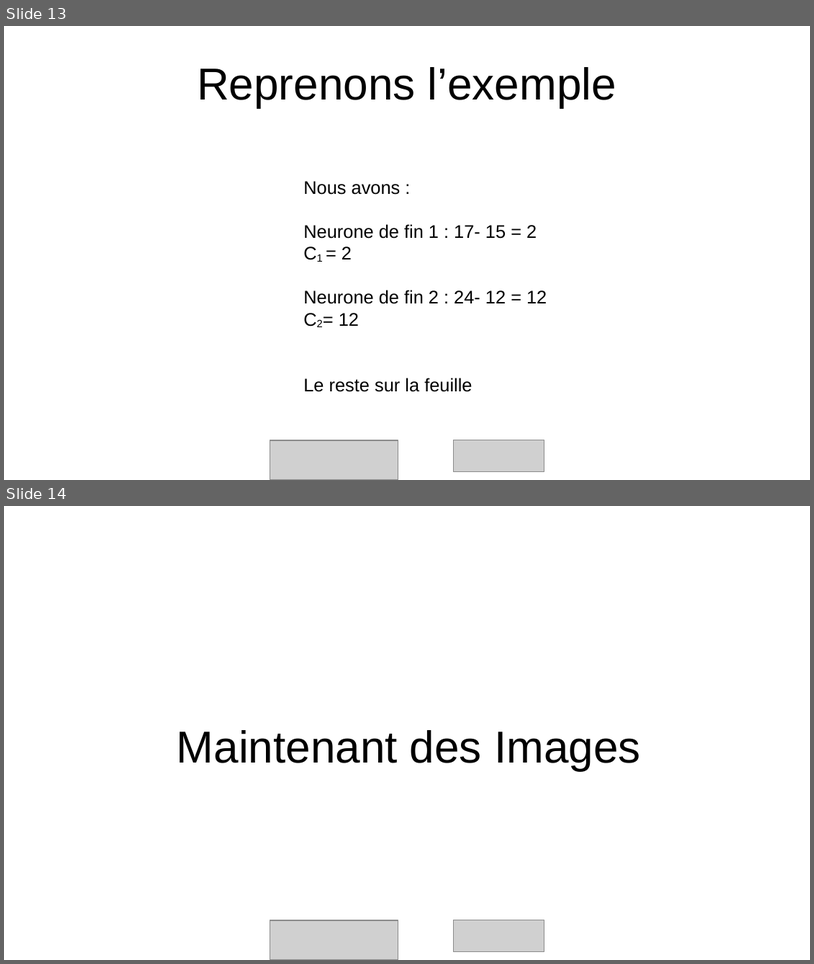
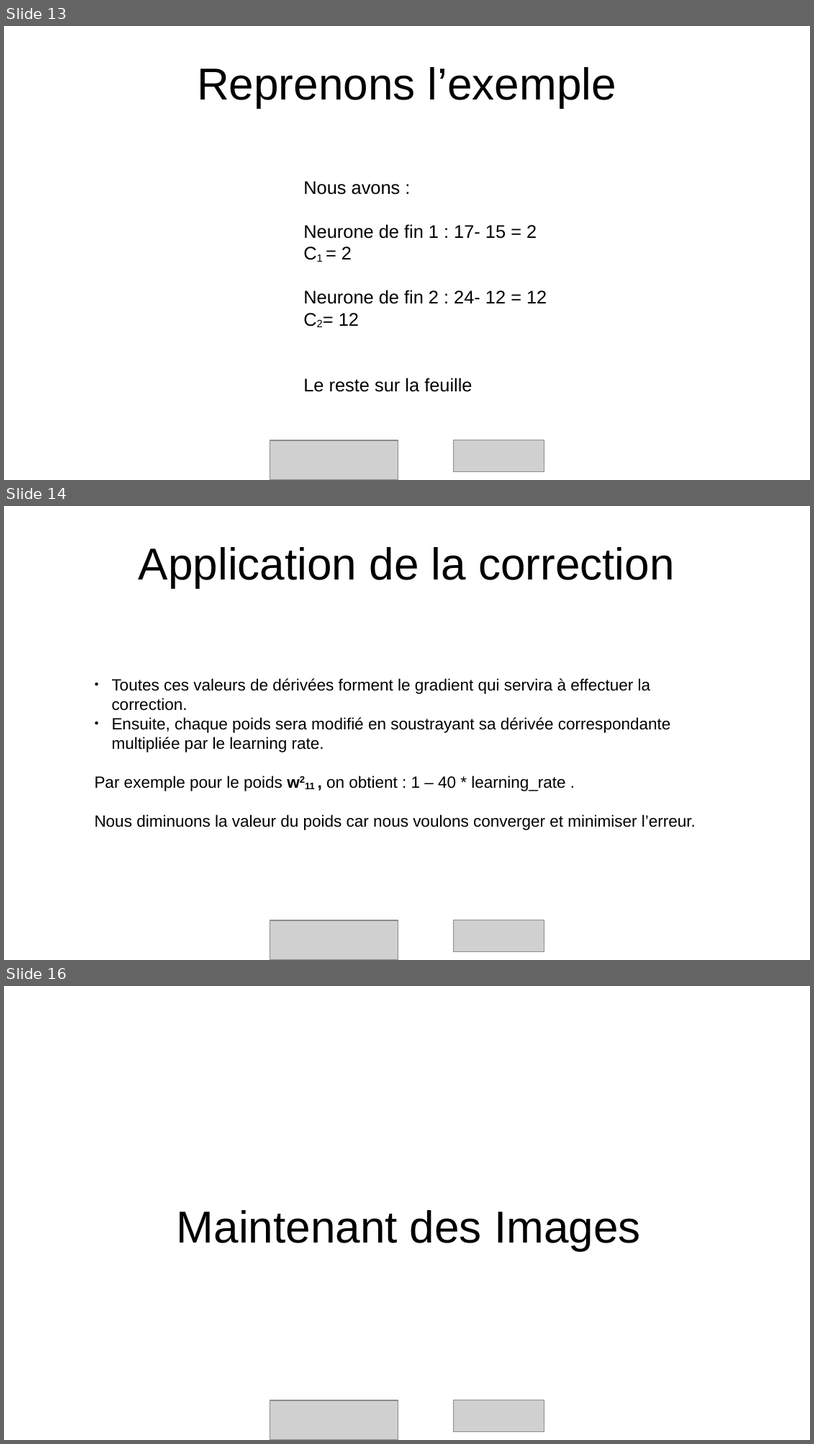
Before and after one commit to Romain-Brg/NN_scheduler_5G, a slide deck: educational_materials/cours_NN.odp. Shown one above the other, each under a label of ours: slides 13 and 14 before the commit, slides 13, 14 and 16 after it; the slides between them are not shown. The pictures are 814x964 and 814x1444 pixels, drawn with LibreOffice and Linux fonts; fonts in the diff are those of the drawing; grey boxes stand for pictures. Boxes give left, top, right and bottom in pixels: in the first picture for what was removed or moved away, otherwise in the second. Text is boxed around its words. In the diff, an @@ line names an element or a change of style, - is before the commit and + after.

Commit message:
amélioration du schéma d'impression + petite modif diapo

```diff
--- a/educational_materials/cours_NN.odp
+++ b/educational_materials/cours_NN.odp
@@ slide 14 added at <box>4,506,810,960</box>, background #FFFFFF @@
@@ title added at <box>139,547,674,587</box>, 44 pt, text #000000 @@
+Application de la correction
@@ text added at <box>95,678,696,830</box>, 16 pt, text #000000 @@
+● Toutes ces valeurs de dérivées forment le gradient qui servira à effectuer la correction.
+● Ensuite, chaque poids sera modifié en soustrayant sa dérivée correspondante multipliée par le learning rate.
+Par exemple pour le poids w211 , on obtient : 1 – 40 * learning_rate .
+Nous diminuons la valeur du poids car nous voulons converger et minimiser l’erreur.
@@ picture added at <box>270,920,399,960</box> @@
@@ picture added at <box>453,920,544,952</box> @@
@@ what was slide 14 is now slide 16 @@
```
Also in this commit, not shown: 4 slides changed, 1 other slide added, 3 other files.
